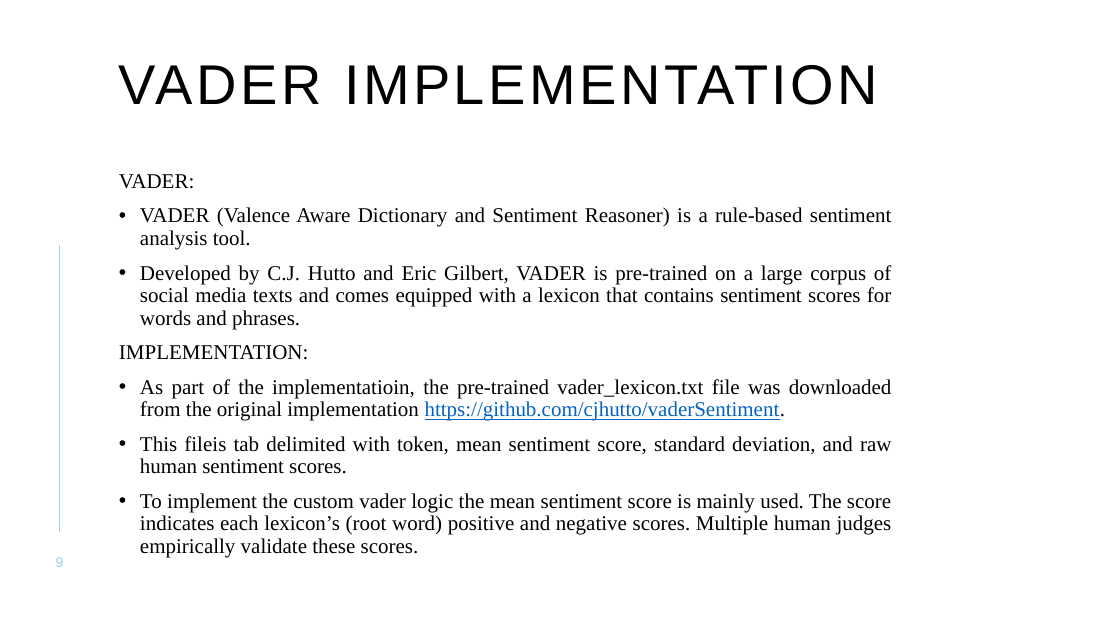
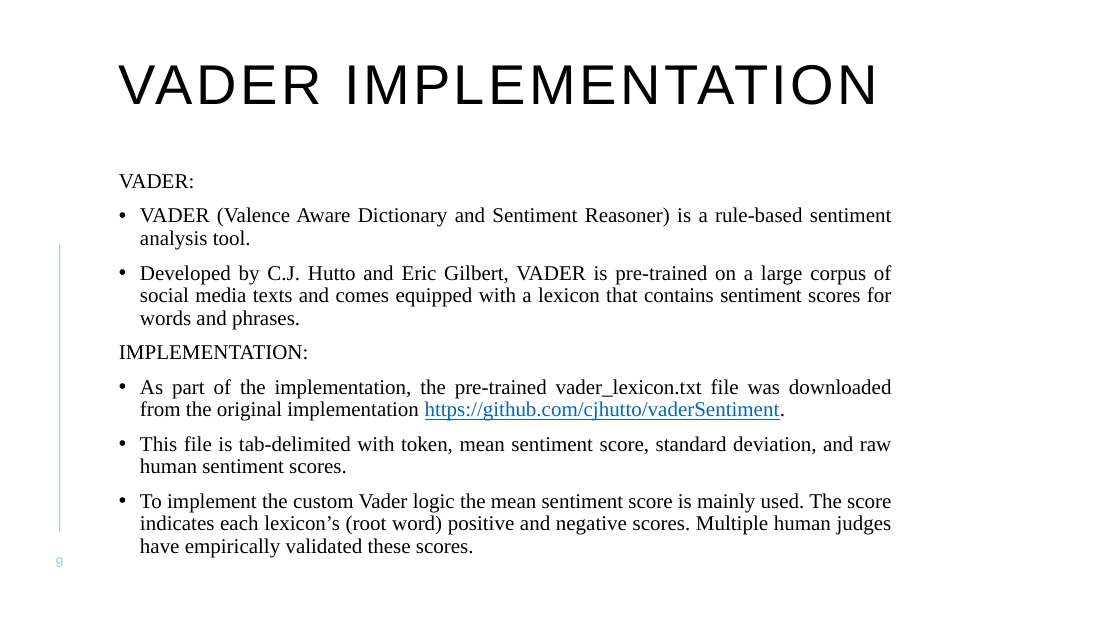
Before and after one commit to PratikshaAigal/AuctionSoftwareHackathon, a slide deck: slide 9 of PPT.pptx. Drawn at 1120x630 pixels with LibreOffice and Linux fonts; fonts in the diff are those of the drawing. Boxes give left, top, right and bottom in pixels: in the first picture for what was removed or moved away, otherwise in the second. Text is boxed around its words. In the diff, an @@ line names an element or a change of style, - is before the commit and + after.

```diff
--- a/PPT.pptx
+++ b/PPT.pptx
@@ text at (140,379,892,558): text changed @@
-• As part of the implementatioin, the pre-trained vader_lexicon.txt file was downloaded from the original implementation https://github.com/cjhutto/vaderSentiment.
-• This fileis tab delimited with token, mean sentiment score, standard deviation, and raw human sentiment scores.
-• To implement the custom vader logic the mean sentiment score is mainly used. The score indicates each lexicon’s (root word) positive and negative scores. Multiple human judges empirically validate these scores.
+• As part of the implementation, the pre-trained vader_lexicon.txt file was downloaded from the original implementation https://github.com/cjhutto/vaderSentiment.
+• This file is tab-delimited with token, mean sentiment score, standard deviation, and raw human sentiment scores.
+• To implement the custom Vader logic the mean sentiment score is mainly used. The score indicates each lexicon’s (root word) positive and negative scores. Multiple human judges have empirically validated these scores.
```
Also in this commit, not shown: 7 other slides changed.
